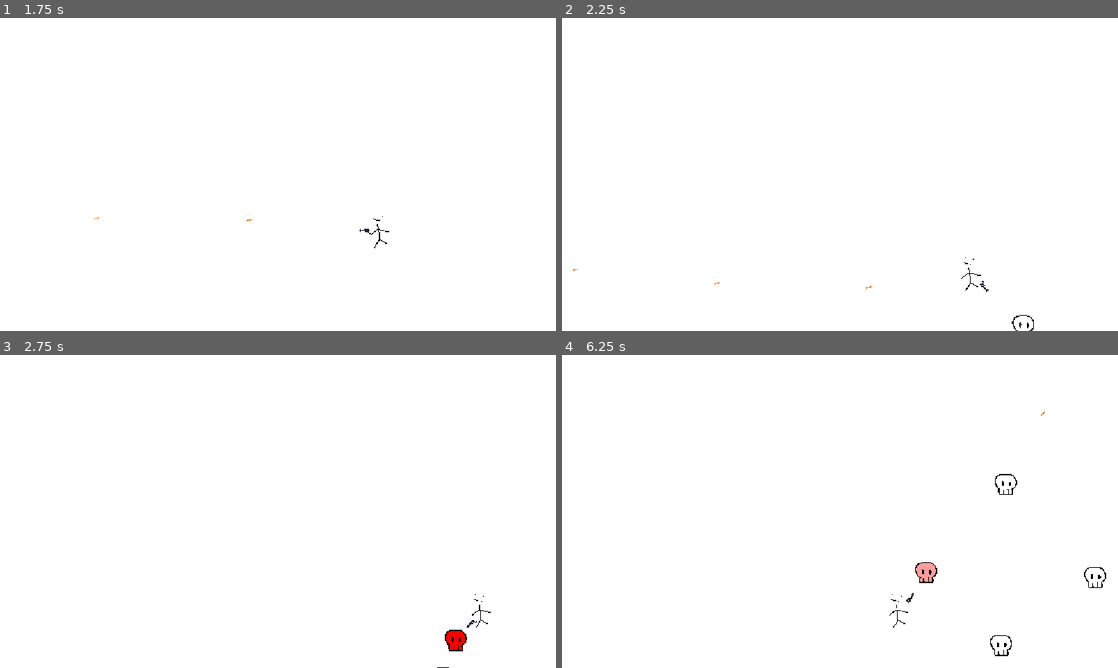
Above: before the commit, frames 1-4 (two rows, left to right).
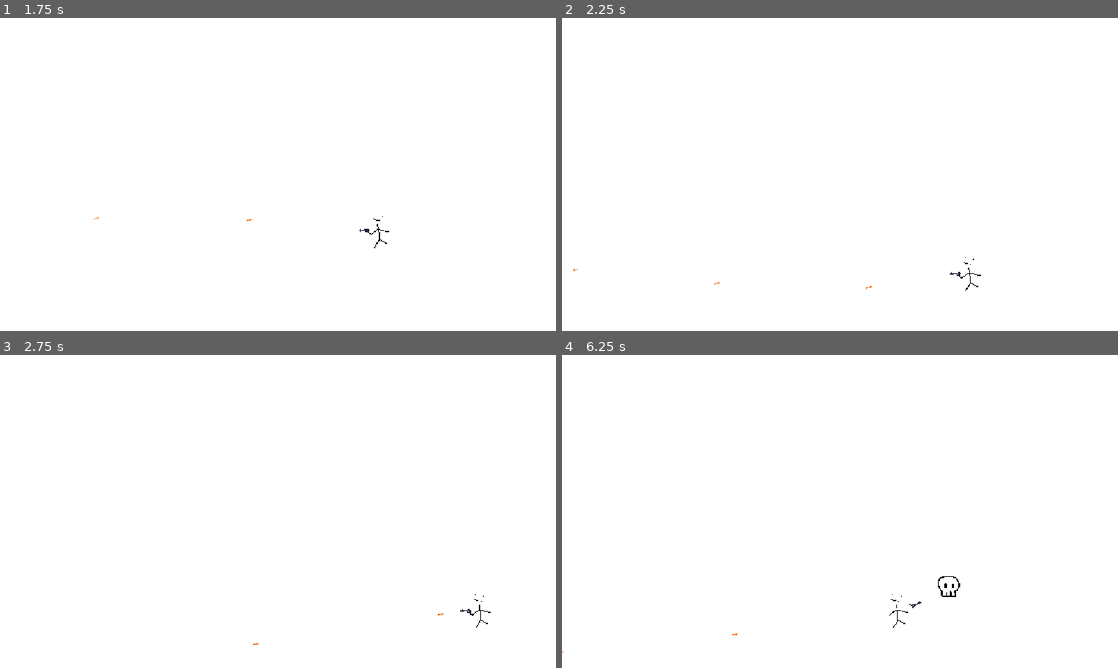
Above: after the commit, the same moments.

Repository: xjamal21/bullet-heaven-game-
Game: Godot game, scene res://tscnfiles/main_game.tscn
The game is run twice, just before and just after one commit, with the same random seed, the same clock (stepped at 60 frames per second) and the same inputs.
Inputs:
- Up to frame 1 (1.75 s): tap Enter at 0.5 s; hold D (move_right) 0.53-1.28 s; tap Space at 1.25 s; hold S (move_down) from 1.28 s (still down)
- Up to frame 2 (2.25 s): release S (move_down) at 2.03 s; hold D (move_right) from 2.03 s (still down)
- Up to frame 3 (2.75 s): keep holding D (move_right)
- Up to frame 4 (6.25 s): release D (move_right) at 2.78 s; hold W (move_up) 2.78-3.53 s; hold A (move_left) 3.53-5.03 s; hold S (move_down) 5.03-5.78 s; hold D (move_right) from 5.78 s (still down)

Frame 1 is identical in both runs. In frame 2, less than 0.1% of the frame differs, in the area x 69-85%, y 81-100%; in frame 3, 0.3%; in frame 4, 0.5%, in the area x 0-98%, y 18-97%.

Commit message:
border
yea border (not working)

Diff:
--- a/gdscripts/enemies.gd
+++ b/gdscripts/enemies.gd
@@ -7,10 +7,12 @@
 func _ready() -> void:
 	player = get_node("/root/Game/Player")
 
+
 func _physics_process(delta: float) -> void:
 	var direction = global_position.direction_to(player.global_position)
 	velocity = direction * 100.0
 	move_and_slide()
+
 
 func take_damage():
 
--- a/gdscripts/player.gd
+++ b/gdscripts/player.gd
@@ -1,5 +1,7 @@
 extends CharacterBody2D
 
+@export var map_min: Vector2 = Vector2(0, 0)
+@export var map_max: Vector2 = Vector2(1152, 648)
 
 const SPEED = 300.0
 const JUMP_VELOCITY = -400.0
@@ -10,3 +12,8 @@
 
 	velocity = direction * 300
 	move_and_slide()
+
+	var viewport_rect = get_viewport_rect()
+	var margin = 16.0
+	global_position.x = clamp(global_position.x, viewport_rect.position.x + margin, viewport_rect.end.x - margin)
+	global_position.y = clamp(global_position.y, viewport_rect.position.y + margin, viewport_rect.end.y - margin)
--- a/tscnfiles/main_game.tscn
+++ b/tscnfiles/main_game.tscn
@@ -1037,7 +1037,7 @@
 
 [sub_resource type="Curve2D" id="Curve2D_pgba1"]
 _data = {
-"points": PackedVector2Array(0, 0, 0, 0, -52, -68, 0, 0, 0, 0, 1225, -62, 0, 0, 0, 0, 1225, 734, 0, 0, 0, 0, -71, 732)
+"points": PackedVector2Array(0, 0, 0, 0, -23, -16, 0, 0, 0, 0, 1164, -14, 0, 0, 0, 0, 1179, 680, 0, 0, 0, 0, -13, 692)
 }
 point_count = 4
 
@@ -1057,11 +1057,11 @@
 
 [node name="PathFollow2D" type="PathFollow2D" parent="Path2D" unique_id=1939267320]
 unique_name_in_owner = true
-position = Vector2(-52, -68)
-rotation = 0.004698477
+position = Vector2(-23, -16)
+rotation = 0.0016849183
 
 [node name="Timer" type="Timer" parent="." unique_id=707945112]
-wait_time = 1.0099999999999998
+wait_time = 3.0
 autostart = true
 
 [connection signal="timeout" from="Timer" to="." method="_on_timer_timeout"]
